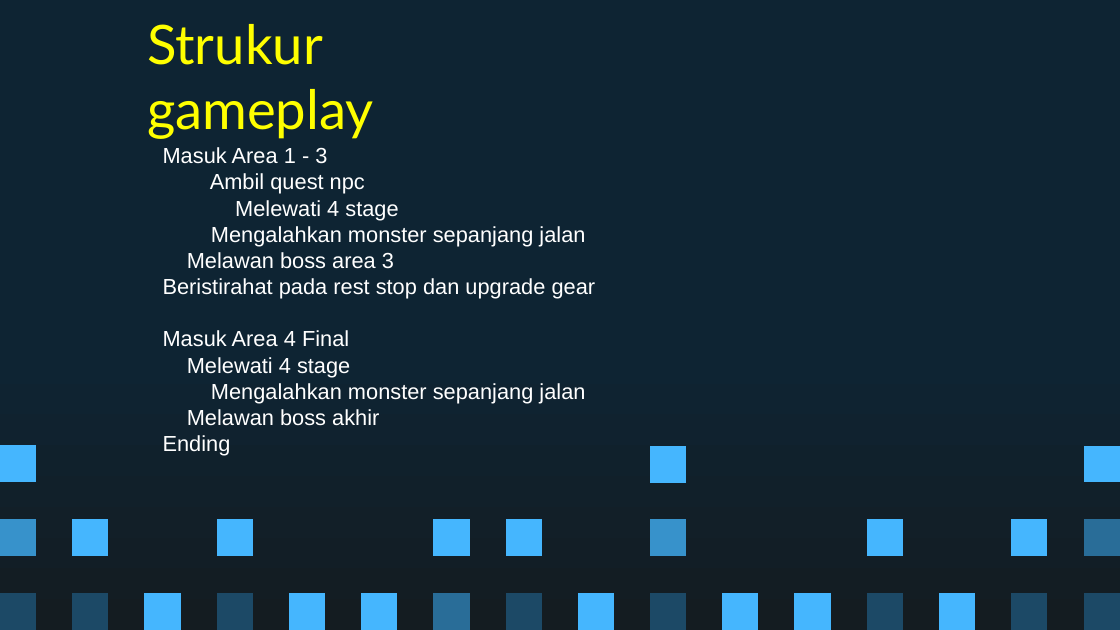
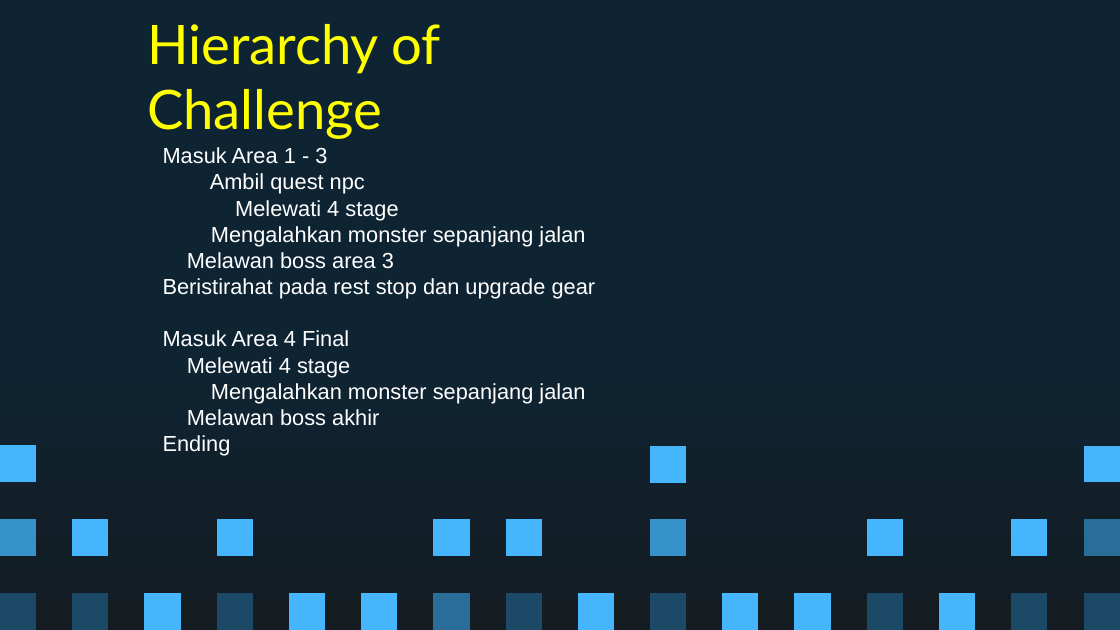
Before and after one commit to Ricardhad/gameProgProject, a slide deck: slide 26 of Super Pixel Vintage Gaming by Slidesgo.pptx. Drawn at 1120x630 pixels with LibreOffice and Linux fonts; fonts in the diff are those of the drawing. Boxes give left, top, right and bottom in pixels: in the first picture for what was removed or moved away, otherwise in the second. Text is boxed around its words. In the diff, an @@ line names an element or a change of style, - is before the commit and + after.

```diff
--- a/Super Pixel Vintage Gaming by Slidesgo.pptx
+++ b/Super Pixel Vintage Gaming by Slidesgo.pptx
@@ title at <box>147,24,441,139</box>: text changed @@
-Strukur gameplay
+Hierarchy of Challenge
```
Also in this commit, not shown: 8 other slides changed, 3 slides added, 3 slides removed.
